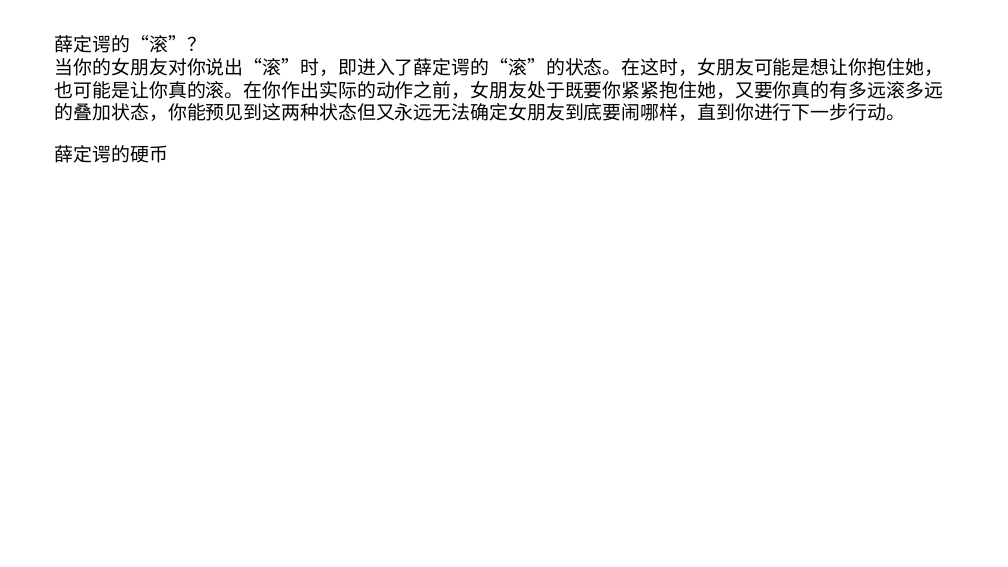
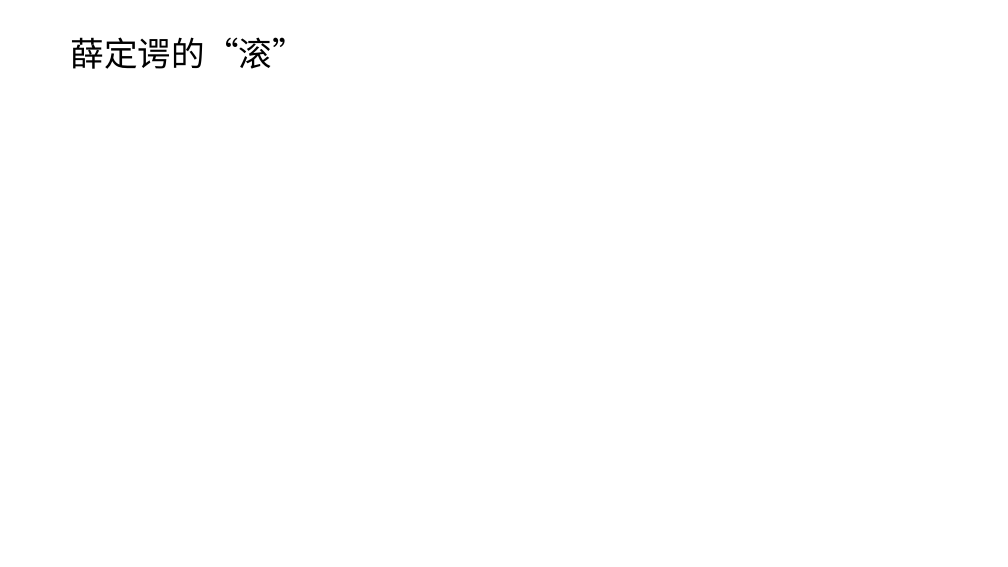
Before and after one commit to FredJiangFei/MyDocuments, a slide deck: slide 8 of 其他/薛定谔的猫/薛定谔的猫.pptx (slide 9 before the commit). Drawn at 1008x567 pixels with LibreOffice and Linux fonts; fonts in the diff are those of the drawing. Boxes give left, top, right and bottom in pixels: in the first picture for what was removed or moved away, otherwise in the second. Text is boxed around its words. In the diff, an @@ line names an element or a change of style, - is before the commit and + after.

```diff
--- a/其他/薛定谔的猫/薛定谔的猫.pptx
+++ b/其他/薛定谔的猫/薛定谔的猫.pptx
@@ text at box(71, 37, 306, 69): text changed; size 18 to 32 pt @@
-薛定谔的“滚”？
-当你的女朋友对你说出“滚”时，即进入了薛定谔的“滚”的状态。在这时，女朋友可能是想让你抱住她，也可能是让你真的滚。在你作出实际的动作之前，女朋友处于既要你紧紧抱住她，又要你真的有多远滚多远的叠加状态，你能预见到这两种状态但又永远无法确定女朋友到底要闹哪样，直到你进行下一步行动。
+薛定谔的“滚”
@@ text removed at box(55, 145, 168, 163) @@
-薛定谔的硬币
```
Also in this commit, not shown: 5 other slides changed, 3 slides added, 3 slides removed, 3 other files.
